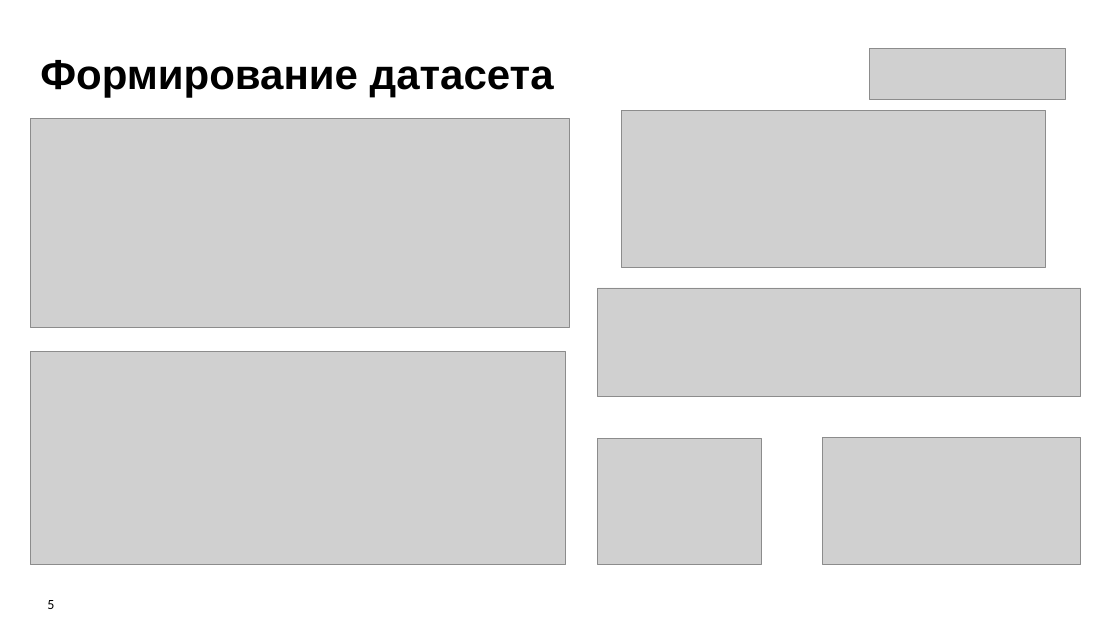
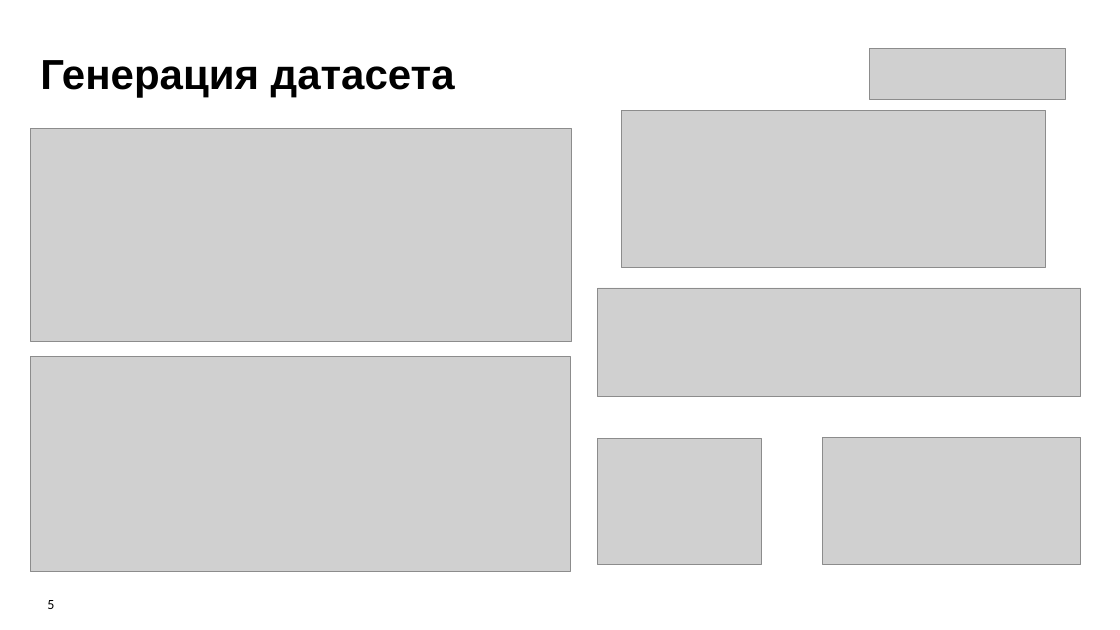
Before and after one commit to Olmeor/Data-engineer_Rostelecom_programming_school, a slide deck: slide 5 of Сertification/presentation.pptx. Drawn at 1120x630 pixels with LibreOffice and Linux fonts; fonts in the diff are those of the drawing; grey boxes stand for pictures. Boxes give left, top, right and bottom in pixels: in the first picture for what was removed or moved away, otherwise in the second. Text is boxed around its words. In the diff, an @@ line names an element or a change of style, - is before the commit and + after.

```diff
--- a/Сertification/presentation.pptx
+++ b/Сertification/presentation.pptx
@@ text at (40, 60, 455, 98): text changed @@
-Формирование датасета
+Генерация датасета
@@ picture: place and size @@
-picture at (30, 118, 570, 328)
+picture at (30, 129, 571, 341)
@@ picture: place and size @@
-picture at (30, 351, 566, 565)
+picture at (30, 356, 571, 571)
```
Also in this commit, not shown: 2 other slides changed, 4 other files.
